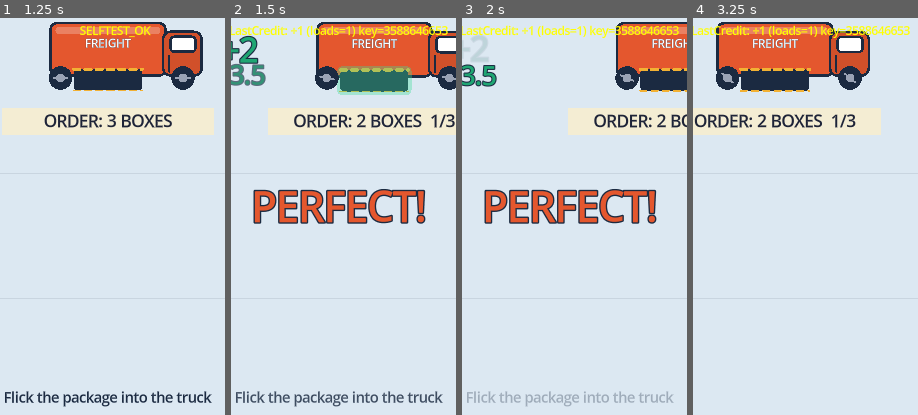
Above: before the commit, frames 1-4 (left to right).
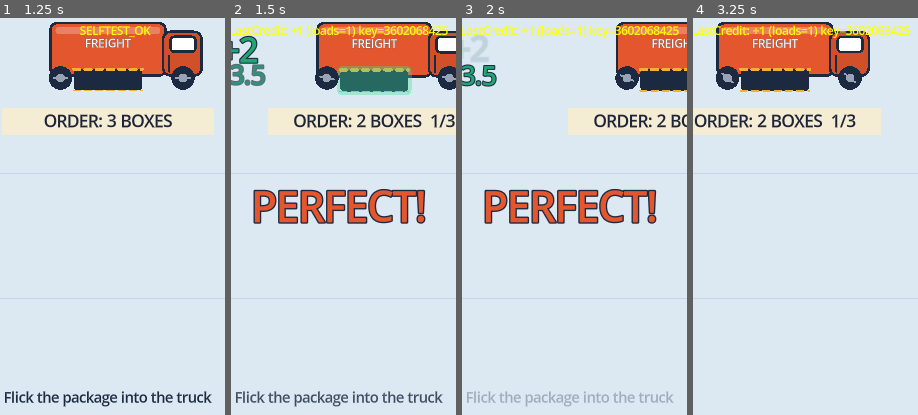
Above: after the commit, the same moments.

Repository: shaharFranses/flick-freight
Game: Godot game, scene res://scenes/main.tscn
Same seed, same stepped clock (60 frames per second), same inputs: the game is played once before the commit and once after it.
Inputs (mouse positions are % of the whole screen's width and height, from its top left):
- Up to frame 1 (1.25 s): move the mouse to (72, 45) at 0.52 s; click (72, 45) at 0.67 s; tap Space (ui_select) at 0.77 s
- Up to frame 2 (1.5 s): click "DEBUG +1 Load (F1)" at 1.25 s
- Up to frame 3 (2 s): no input
- Up to frame 4 (3.25 s): drag from (30, 55) to (73, 20) at 2.02 s; move the mouse to (60, 27) at 2.77 s; click (60, 27) at 2.92 s
The pictures show only the part of the screen within x 26-76%, y 11-61%; the shares and areas given below are measured in that part.

Frame 1 is identical in both runs. In frame 2, 0.3% of the frame differs, in the area x 70-97%, y 2-5%; in frame 3, 0.3%; in frame 4, 0.4%.

Commit message:
r4o: FF hit log also on clean misses

Diff:
--- a/scripts/package_base.gd
+++ b/scripts/package_base.gd
@@ -246,6 +246,7 @@
 		# Check if off screen
 		if position.y < -200 or position.x < -200 or position.x > 920 or position.y > 1500:
 			if !is_queued_for_deletion() and !has_scored:
+				_log_clean_miss()
 				missed.emit()
 				queue_free()
 			return
@@ -274,3 +275,9 @@
 	# This would draw the arc - simplified stub for now
 	# In full implementation, would use Line2D or draw calls
 	pass
+
+func _log_clean_miss():
+	# r4o: every resolve logs one FF hit line; clean misses never reach the bay's classifier
+	var b = get_tree().root.get_node_or_null("Main/World/TruckBay")
+	var bx = b.global_position.x if b else 360.0
+	print("FF hit: tx=%.1f bay=%.1f dx=%.1f window=n/a verdict=miss" % [global_position.x, bx, abs(global_position.x - bx)])
